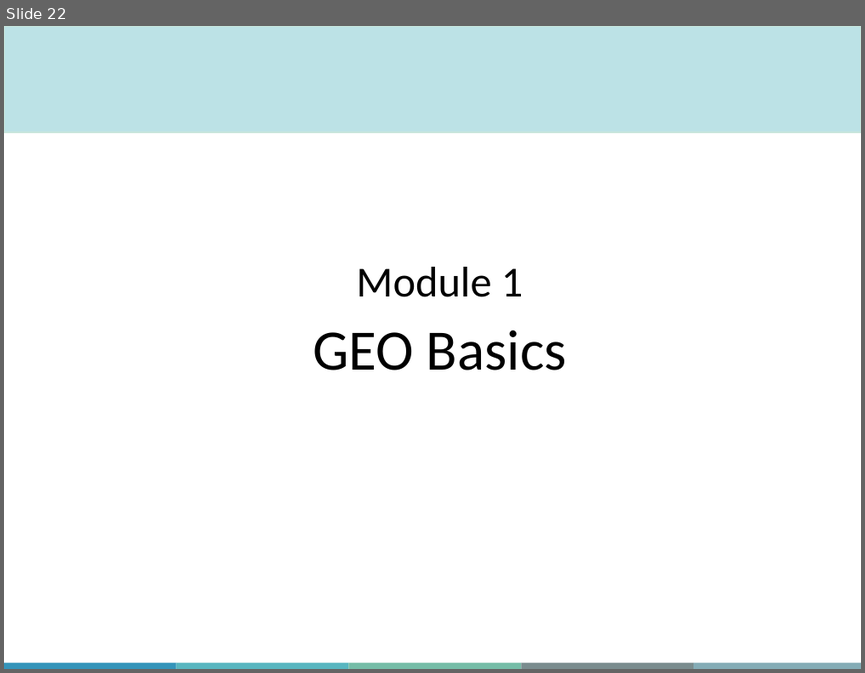
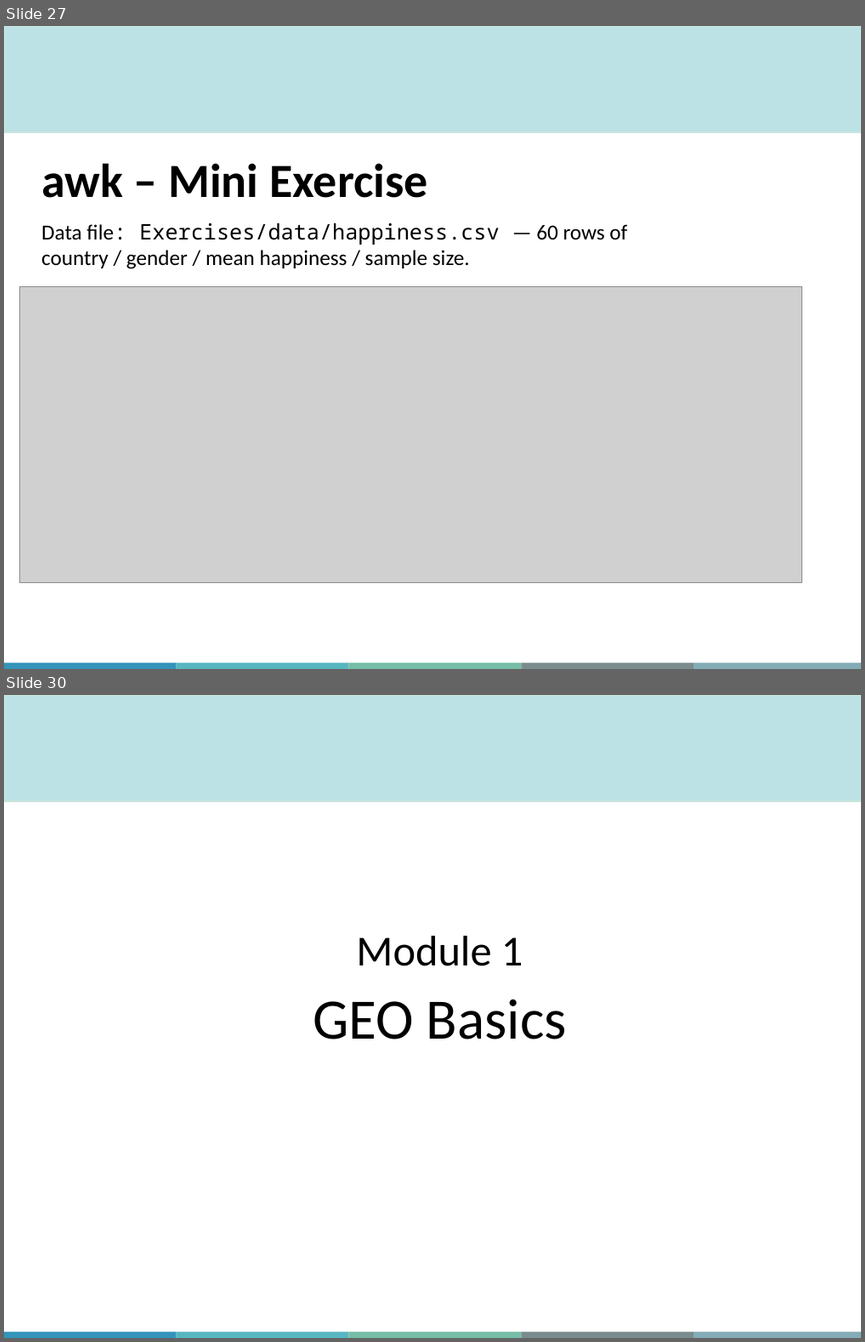
Before and after one commit to QLS-MiCM/Introduction-to-RNA-seq, a slide deck: Slides/Introduction-to-UNIX-and-RNA-seq-Repositories.pptx. Shown one above the other, each under a label of ours: slide 22 before the commit, slides 27 and 30 after it; the slides between them are not shown. The pictures are 865x673 and 865x1342 pixels, drawn with LibreOffice and Linux fonts; fonts in the diff are those of the drawing; grey boxes stand for pictures; background and template pictures are left out. Boxes give left, top, right and bottom in pixels: in the first picture for what was removed or moved away, otherwise in the second. Text is boxed around its words. In the diff, an @@ line names an element or a change of style, - is before the commit and + after.

Commit message:
Add Pattern Matching module: grep, regex, awk, Wordle capstone
- New slides cover grep, regex theory, a Wordle mini-capstone (cat | tr | egrep), and awk on CSV + FASTQ
- happiness.csv: 60-row dataset for grep + awk practice
- Exercise_grep.sh, Exercise_wordle.sh, Exercise_awk_fastq.sh: answer keys matching the new slides
- setup.sh: install wamerican on Ubuntu/WSL so /usr/share/dict/words is available
- README.md: updated exercise index

```diff
--- a/Slides/Introduction-to-UNIX-and-RNA-seq-Repositories.pptx
+++ b/Slides/Introduction-to-UNIX-and-RNA-seq-Repositories.pptx
@@ slide 27 added at <box>4,26,861,669</box>, background #FFFFFF; not listed: 6 template elements that a slide beside it also shows @@
@@ title added at <box>41,163,427,198</box>, 40 pt, text #000000, bold @@
+awk – Mini Exercise
@@ text added at <box>41,223,627,269</box>, 18 pt, text #000000 @@
+Data file: Exercises/data/happiness.csv — 60 rows of country / gender / mean happiness / sample size.
@@ picture added at <box>19,286,801,582</box> @@
@@ what was slide 22 is now slide 30 @@
```
Also in this commit, not shown: 2 slides changed, 15 other slides added, 7 slides removed, 7 other files.
